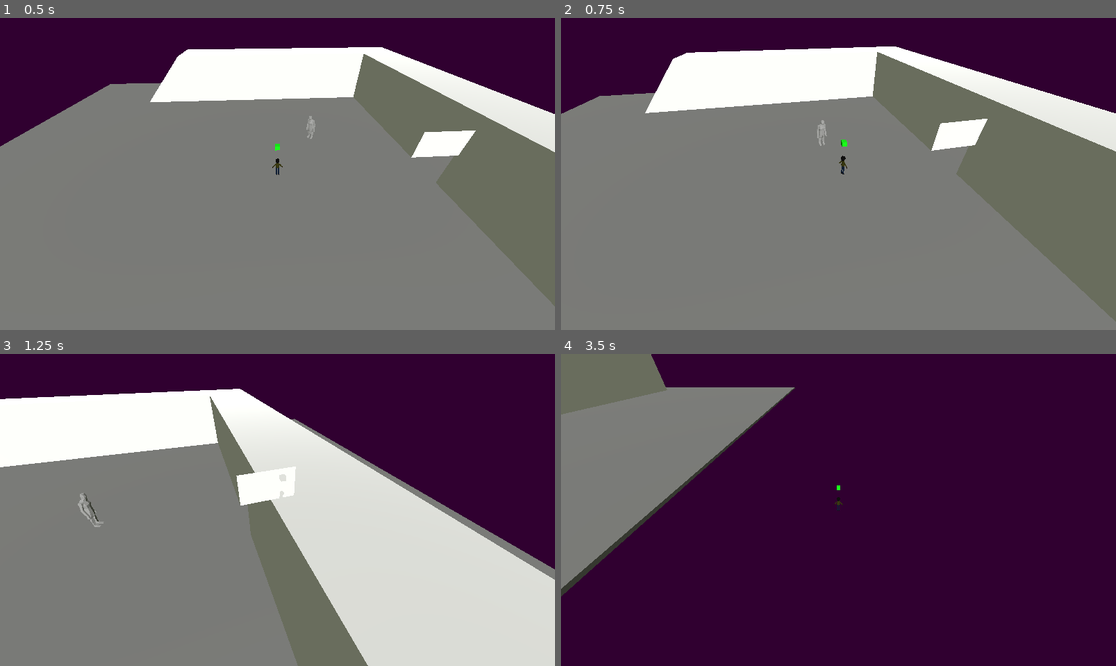
Above: before the commit, frames 1-4 (two rows, left to right).
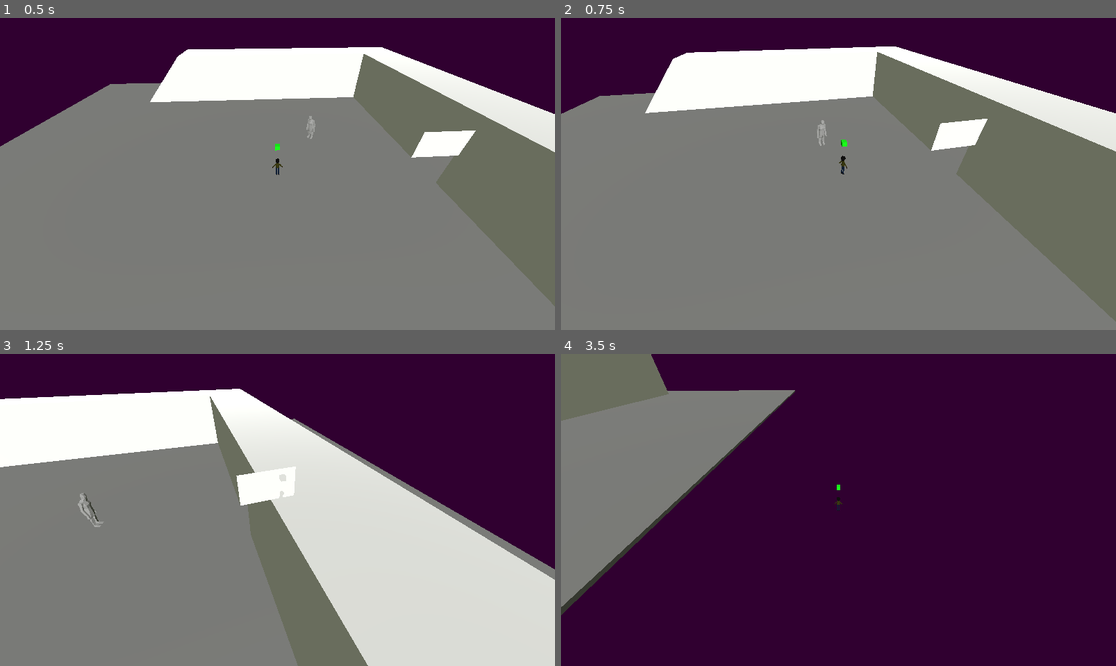
Above: after the commit, the same moments.

Repository: FellowshipOfTheGame/Hotel-Ponte-Negra
Game: Godot game, scene res://scenes/base.tscn
Two runs of this game, one before a commit and one after it. Both use one fixed random seed, a clock stepped at 60 frames per second and the inputs below.
Inputs (mouse positions are in pixels of both pictures, inside the frame that each line leads up to):
- Up to frame 1 (0.5 s): no input
- Up to frame 2 (0.75 s): move the mouse to (960, 158) at 0.52 s; hold Right (movimento_direita) from 0.53 s (still down); hold E (interacao) from 0.53 s (still down)
- Up to frame 3 (1.25 s): keep holding Right (movimento_direita); keep holding E (interacao)
- Up to frame 4 (3.5 s): move the mouse to (727, 525) at 1.27 s; release Right (movimento_direita) at 1.28 s; release E (interacao) at 1.28 s; hold Down (movimento_tras) 1.28-2.03 s; tap E (interacao) at 1.35, 2.85 s; move the mouse to (894, 441) at 2.02 s; hold Right (movimento_direita) 2.03-2.78 s; hold E (interacao) 2.03-2.78 s; move the mouse to (810, 572) at 2.77 s; hold Up (movimento_frente) from 2.78 s (still down)

Frame 1 is identical in both runs. In frame 2, less than 0.1% of the frame differs, in the area x 3-100%, y 9-94%; in frame 3, less than 0.1%; in frame 4, 2.7%, in the area x 0-51%, y 2-84%.

Commit message:
Alarm (W.I.P.)

Diff:
--- a/scripts/player/concreteStates/playerWalking.gd
+++ b/scripts/player/concreteStates/playerWalking.gd
@@ -33,9 +33,6 @@
 		Transitioned.emit(self, "playeridle")
 		return
 
-	#var gravity = ProjectSettings.get_setting("physics/3d/default_gravity")
-	#player.velocity.y -= gravity * _delta
-
 	player.move_and_slide()
 	check_for_interaction()
 
--- a/scripts/player/player.gd
+++ b/scripts/player/player.gd
@@ -2,18 +2,29 @@
 
 @onready var alarm_area: Area3D = $AlarmArea
 
-var monsters_nearby := []
+var monsters_nearby := {}
+var gravity = ProjectSettings.get_setting("physics/3d/default_gravity")
 
 func _physics_process(delta: float) -> void:
-	var gravity = ProjectSettings.get_setting("physics/3d/default_gravity")
-	velocity.y -= gravity * delta
+	if not is_on_floor():
+		velocity.y -= gravity * delta
 	move_and_slide()
 
 func _on_alarm_area_body_entered(body: Node3D) -> void:
-	monsters_nearby.append(body)
-	print(monsters_nearby)
+	monsters_nearby[body.get_instance_id()] = body
+	print("Monster entered: ", body.name)
+	update_alarm_status()
 
 func _on_alarm_area_body_exited(body: Node3D) -> void:
-	monsters_nearby.erase(body)
+	var instance_id = body.get_instance_id()
+	if monsters_nearby.has(instance_id):
+		monsters_nearby.erase(instance_id)
+		print("Monster exited: ", body.name)
+		update_alarm_status()
+
+func update_alarm_status():
+	print("Monsters nearby: ", monsters_nearby.size())
 	if monsters_nearby.is_empty():
 		print("No monster around!")
+	else:
+		print("Monsters detected!")
